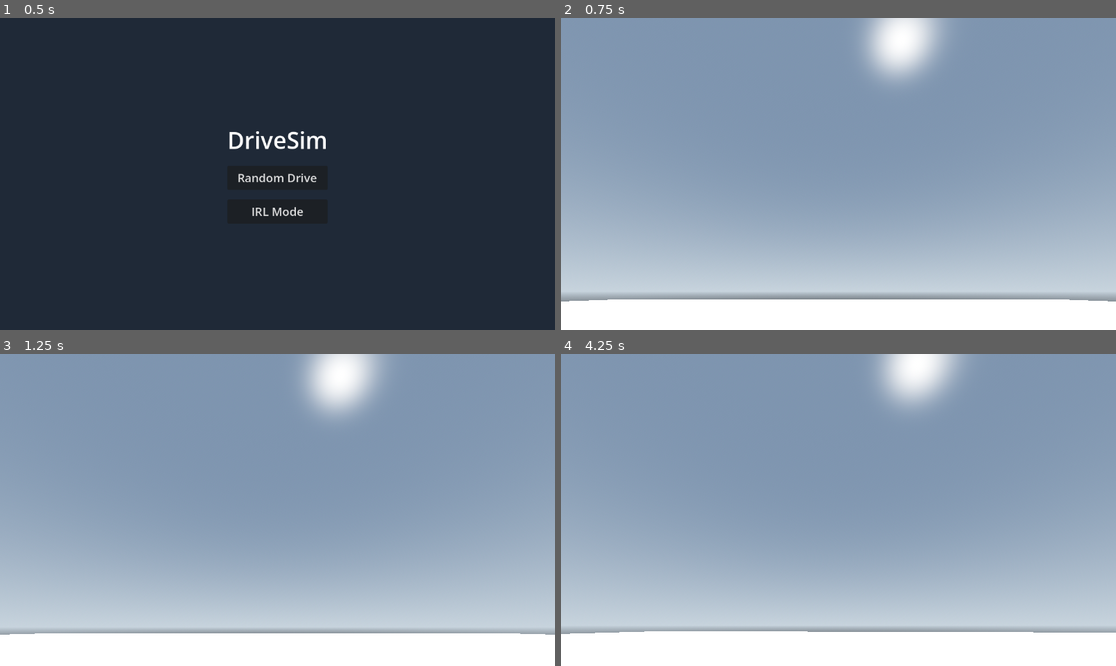
Above: before the commit, frames 1-4 (two rows, left to right).
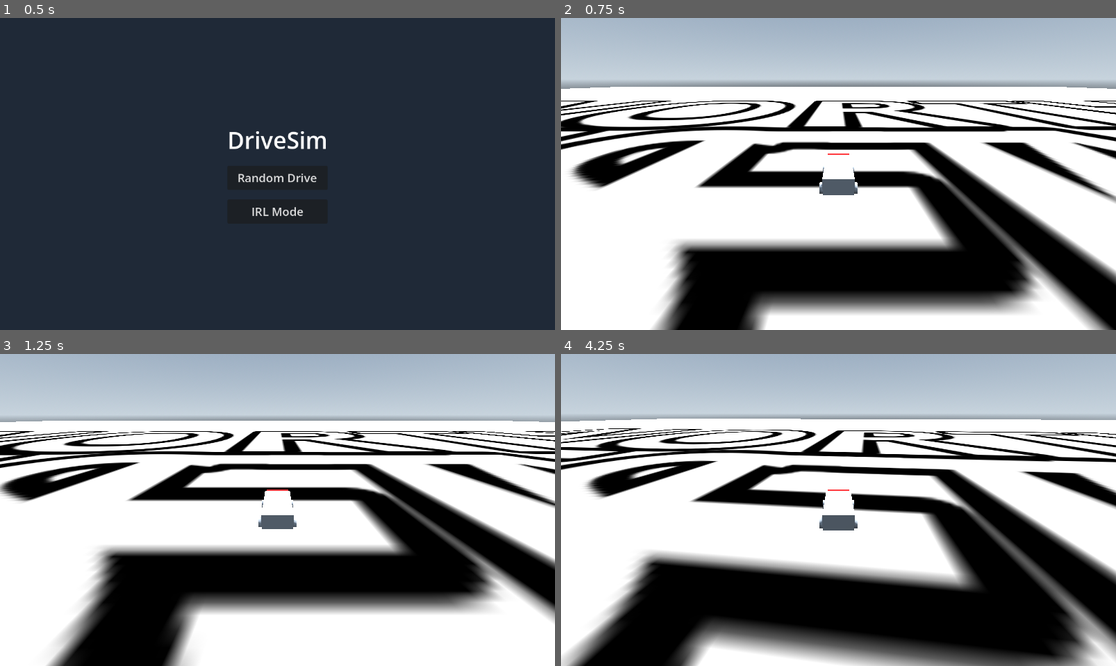
Above: after the commit, the same moments.

Repository: H3AD5H0TPlay/driveSim
Game: Godot game, scene res://scenes/UI/MainMenu.tscn
Two runs of this game, one before a commit and one after it. Both use one fixed random seed, a clock stepped at 60 frames per second and the inputs below.
Inputs:
- Up to frame 1 (0.5 s): no input
- Up to frame 2 (0.75 s): click "Random Drive" at 0.5 s
- Up to frame 3 (1.25 s): no input
- Up to frame 4 (4.25 s): tap Enter (ui_accept) at 1.25, 1.52, 2.27, 3.77 s; hold Right (ui_right) 1.28-2.03 s; hold Down (ui_down) 2.03-2.78 s; hold Right (ui_right) 2.78-3.53 s; hold Up (ui_up) from 3.53 s (still down)

Frame 1 is identical in both runs. In frame 2, 93% of the frame differs, in the area x 0-100%, y 0-100%; in frame 3, 90%; in frame 4, 97%.

Commit message:
Fix camera pitch direction, add car nose and compass markers

Diff:
--- a/scenes/Vehicle/Vehicle.tscn
+++ b/scenes/Vehicle/Vehicle.tscn
@@ -4,6 +4,9 @@
 
 [sub_resource type="BoxShape3D" id="BoxShape3D_1"]
 size = Vector3(1.8, 1, 4)
+
+[sub_resource type="StandardMaterial3D" id="StandardMaterial3D_Nose"]
+albedo_color = Color(1, 0, 0, 1)
 
 [node name="Vehicle" type="VehicleBody3D"]
 mass = 1200.0
@@ -18,6 +21,11 @@
 [node name="BodyMesh" type="CSGBox3D" parent="."]
 transform = Transform3D(1, 0, 0, 0, 1, 0, 0, 0, 1, 0, 0.5, 0)
 size = Vector3(1.8, 1, 4)
+
+[node name="Nose" type="CSGBox3D" parent="BodyMesh"]
+transform = Transform3D(1, 0, 0, 0, 1, 0, 0, 0, 1, 0, 0.25, -2)
+size = Vector3(1.6, 0.5, 0.5)
+material = SubResource("StandardMaterial3D_Nose")
 
 [node name="WheelFL" type="VehicleWheel3D" parent="."]
 transform = Transform3D(1, 0, 0, 0, 1, 0, 0, 0, 1, 1, 0.35, 1.5)
@@ -70,5 +78,5 @@
 height = 0.2
 
 [node name="Camera3D" type="Camera3D" parent="."]
-transform = Transform3D(1, 0, 0, 0, 0.866025, -0.5, 0, 0.5, 0.866025, 0, 6, 12)
+transform = Transform3D(1, 0, 0, 0, 0.906308, 0.422618, 0, -0.422618, 0.906308, 0, 6, 12)
 current = true
--- a/scenes/World/World.tscn
+++ b/scenes/World/World.tscn
@@ -35,5 +35,33 @@
 use_collision = true
 size = Vector3(500, 1, 500)
 
+[node name="LabelNorth" type="Label3D" parent="Floor"]
+transform = Transform3D(1, 0, 0, 0, -4.37114e-08, 1, 0, -1, -4.37114e-08, 0, 0.6, -50)
+pixel_size = 0.5
+text = "NORTH"
+font_size = 128
+outline_size = 24
+
+[node name="LabelSouth" type="Label3D" parent="Floor"]
+transform = Transform3D(1, 0, 0, 0, -4.37114e-08, 1, 0, -1, -4.37114e-08, 0, 0.6, 50)
+pixel_size = 0.5
+text = "SOUTH"
+font_size = 128
+outline_size = 24
+
+[node name="LabelEast" type="Label3D" parent="Floor"]
+transform = Transform3D(1, 0, 0, 0, -4.37114e-08, 1, 0, -1, -4.37114e-08, 50, 0.6, 0)
+pixel_size = 0.5
+text = "EAST"
+font_size = 128
+outline_size = 24
+
+[node name="LabelWest" type="Label3D" parent="Floor"]
+transform = Transform3D(1, 0, 0, 0, -4.37114e-08, 1, 0, -1, -4.37114e-08, -50, 0.6, 0)
+pixel_size = 0.5
+text = "WEST"
+font_size = 128
+outline_size = 24
+
 [node name="Vehicle" parent="." instance=ExtResource("1_vehicle")]
 transform = Transform3D(1, 0, 0, 0, 1, 0, 0, 0, 1, 0, 2, 0)
